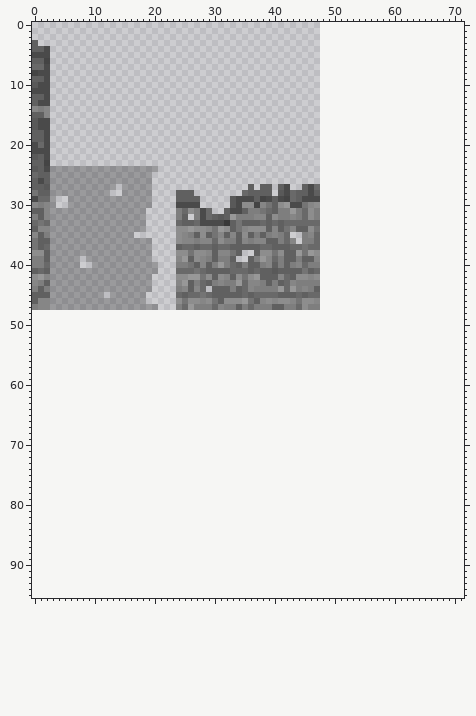
Sprite sheet, stored at misc/Walls/walls0_dam2.png. Above, as it was before the edit.
The file is 48x48 pixels. Pixels under 10% opacity are left out. Colours within 5 levels of each other are drawn and written as one. The old version is drawn lined up with the new one, on the new canvas.
Once edited:
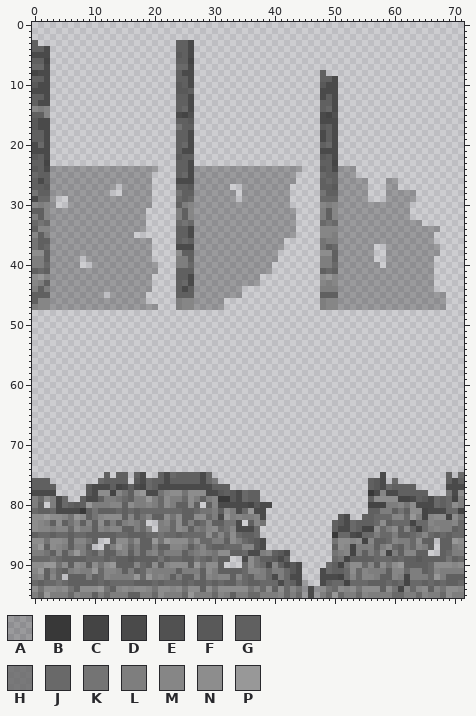
Palette (. is transparent): A #00000040  B #383838  C #444444  D #4a4a4a  E #515151  F #595959  G #606060  H #616161c6  J #696969  K #747474  L #7e7e7e  M #868686  N #8d8d8d  P #989898
From old to new:
canvas 48x48 -> 72x96
Changed rows in their new state; - is an unchanged pixel.
first column x 24:
 3 GGD------------------------------------------
 4 GGD------------------------------------------
 5 FGD------------------------------------------
 6 GGC------------------------------------------
 7 JJD------------------------------------------
 8 GDD---------------------G--------------------
 9 GGD---------------------GGD------------------
10 FGD---------------------FDD------------------
11 FFG---------------------DDD------------------
12 GGD---------------------DGD------------------
13 GGD---------------------GGD------------------
14 GJD---------------------GJD------------------
15 DCE---------------------DCE------------------
16 GGF---------------------DDD------------------
17 KGG---------------------FGD------------------
18 GGD---------------------DGD------------------
19 GGD---------------------DGD------------------
20 GJD---------------------GJD------------------
21 GDD---------------------DDD------------------
22 FGG---------------------FGD------------------
23 GGD---------------------GGC------------------
24 GGDAAAAAAAAAAAAAAAAAA---FGDAAA---------------
25 GJDAAAAAAAAAAAAAAAAA----JGGAAA---------------
26 DDDAAAAAAAAAAAAAAAAA----GJGAAAAA---AA--------
27 GGFAAAAAA--AAAAAAAA--...GGFAAAAA---AA--------
28 K--AAAAAAA-AAAAAAAA.....KGGAAAAA---AAAAA-----
29 J-JAAAAAAA.AAAAAAAA.....JJJAAAAA---AAAAA-----
30 GLMAAAAAAAAAAAAAAAA.....MLMAAAAAAAAAAAA------
31 -GMAAAAAAAAAAAAAAAAA....LGMAAAAAAAAAAAA------
32 --MAAAAAAAAAAAAAAAAA....LGMAAAAAAAAAAAA------
33 -KJAAAAAAAAAAAAAAAAA....JKJAAAAAAAAAAAAAA----
34 GGDAAAAAAAAAAAAAAAAA....MMMAAAAAAAAAAAAAAAAA-
35 GGDAAAAAAAAAAAAAAAAA-...MMLAAAAAAAAAAAAAAAA--
36 GJGAAAAAAAAAAAAAAA..-...KLLAAAAAAAAAAAAAAAA--
37 DDDAAAAAAAAAAAAAAA......KGJAAAAAA--AAAAAAAAA-
38 -GGAAAAAAAAAAAAAA.......NNGAAAAAA--AAAAAAAAA-
39 LL-AAAAAAAAAAAAAA.......LLGAAAAAA--AAAAAAAA--
40 --JAAAAAAAAAAAAA........LLJAAAAAAA-AAAAAAAA--
41 GGGAAAAAAAAAAAAA........GJGAAAAAAAAAAAAAAAA--
42 GGDAAAAAAAAAAA..........NPMAAAAAAAAAAAAAAAA--
43 GJDAAAAAAAAAAA..........MLMAAAAAAAAAAAAAAAA--
44 GD-AAAAAAAA.............LLLAAAAAAAAAAAAAAAA--
45 G-GAAAAAAAA.............GGGAAAAAAAAAAAAAAAAAA
46 LMMAAAAA................LMMAAAAAAAAAAAAAAAAAA
47 -MMAAAAA................LMMAAAAAAAAAAAAAAAAAA
first column x 0:
75 ------------G-GG-GD--GDJGGGGDJ----------------------------D----------G-J
76 GGG--------JGGGG-FDJGGDGGGGGDJH-------------------------GFD-J--------GDG
77 GGGG-----FDDDGCDGDCJGDDDDDDDDDGGG-----------------------GFDJGGGG-----DDD
78 DDDD-----FDNNCMKGNPDDKMNNKNNNDDFGFDJGG------------------BDMDDGGGGG---KDN
79 LJNLDJ--GDDGLLKJGLLPLJNLLJNLGLMBBFDJGG------------------GNNNNCCDGFDJGJCL
80 LG-LDJGFGPLLLMMGNLLMLJNLGGNG-GMDDDDDCFDD----------------CCCLLMKNDDDJGJNL
81 JGGJDDDDBGKGGGJGJGJJJJJJJGGJKKLGNLDJPDD-----------------GGLLGKGNNCDDDJJC
82 NNPNNMKPNGKMNNNGMGKMGGNKNGGNNJLDPLMLLMD------------FD--GGJJJMMJPLCMNNCNK
83 NMLGNGKMGMGNGLGLMLJ--LMJNGLGJMGGKKD-GMK-----------GFDJGGGJNGJJJCJJMLLLMJ
84 NMMLMMJNLLGMLMMGGLJM-LLJNMGLKMNJKMDDDJ------------GDDJGCCNJLNGMGCJLMLLGJ
85 GJJGJJGJJGGGGGJJGGGJJKJJGJJJJNJMJNJGGJ------------BJJDCJJLJJLGGJKMJGJGJJ
86 NNKNNMGMMKG--GNNKNGGPKPNNNKNJJLLGNLJGFD-----------KNNMNCMGGJMLLJNGG-GGPN
87 MPGNMLGLLG--GLPMJLGGLGGMMLGKMJGGJJJMMFD-----------GNMCLLLGLNJGLJMLG-GGLM
88 LLKGMGLPLJGLGGLMGLGLMJLLLGKLMLKNNGGJDDLMGFD-------KLMCLGLJNCLGMMGG--GJLL
89 JJJKJGGGGJJJGJGGFGGGGKGJJGGKJGKGG--DNKGGFDG-------JKCGGGGJJJGJGGFGGGGKGJ
90 NNPPKNGNMGNKNPGGGMJGNGMNNNGPKNNG---JNKJDMGDFD----JGCKNNJMGNKNPGGGGJNNNMN
91 MPGLJGLMLLPJMMLGLGJMLLLLGLLLGNLGGGGJMMLJLLJFD---DJGGJNJMLLLGMMJLLGJMLLLL
92 LMGMJ-GGGLGJMLLLLPJPLMLGLGGMGMLMMGMJGLLJDLJDD---DDDCJMJMMLGGMLCLLLJPLGGG
93 JGJJKJGGGGGJGJJJJGGGJGJJJGJGGJGJGGKJGGJJJDJGDA--DGJJCJJJGGGJGJCJJGJGJGGJ
94 NKNNMNKGNNNPKGMNMNNMKNNMNKNNGNKNNNNNKMJNGNJMKADANKJNMNKNNNGNKCMJMNGMKNNM
95 LJPLLLJMLLGLJLLLGGLLJNLLLJPLLLJMLGLLJJLLLMJLJADALJPJLLJMLLLLJJLLJMLLJNLL
Where, in picture pixels (left, top, right, bottom), the same in both pictures:
changed: (176, 40, 446, 310)
added: (32, 472, 464, 598)
